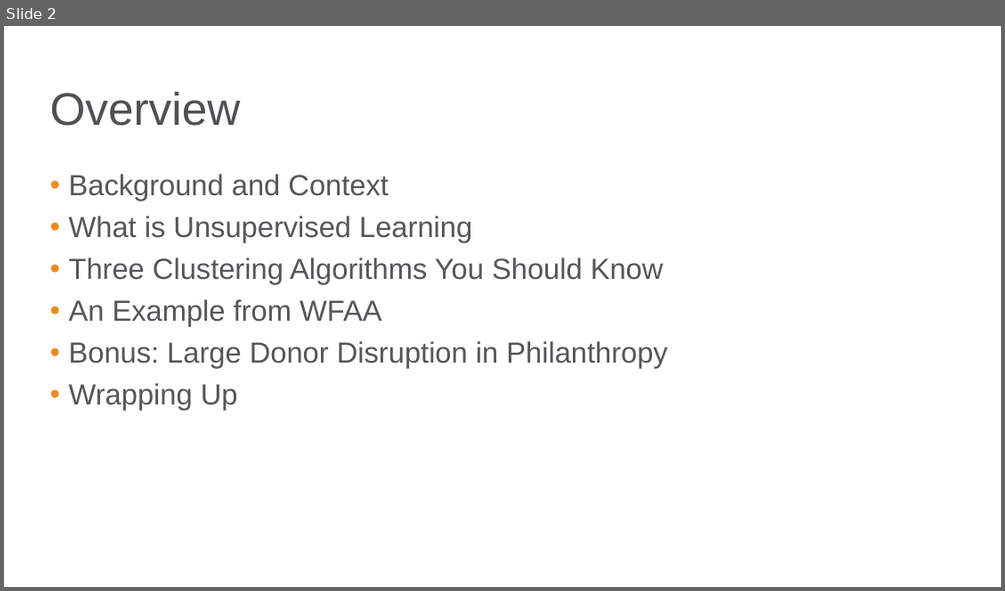
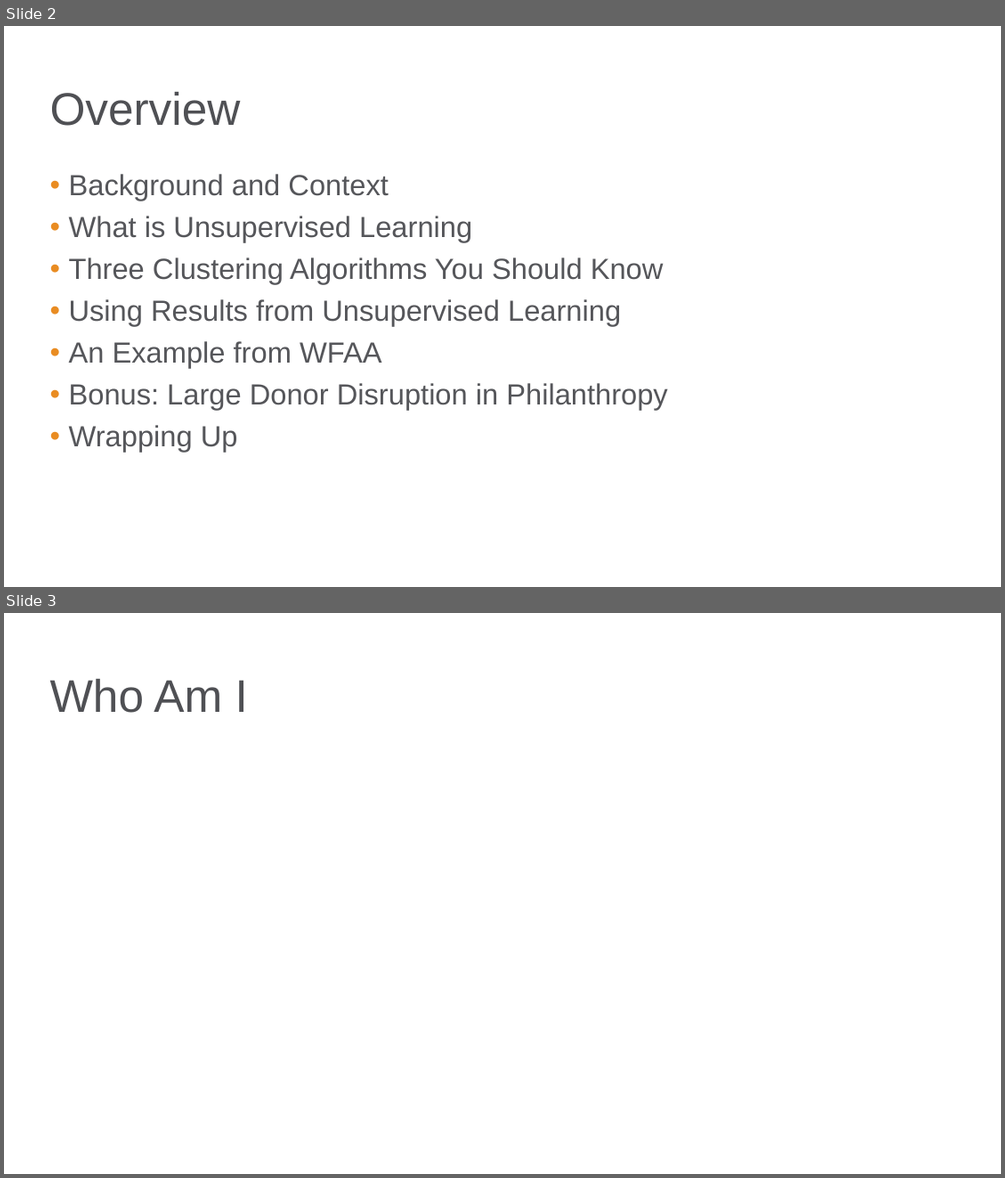
Before and after one commit to bgstieber/APRA-PD-DAS-2019, a slide deck: Generating Insights from Clustering Large Donors - BStieber APRA DAS19.pptx. Shown one above the other, each under a label of ours: slide 2 before the commit, slides 2 and 3 after it. The pictures are 1005x591 and 1005x1178 pixels, drawn with LibreOffice and Linux fonts; fonts in the diff are those of the drawing; background and template pictures are left out. Boxes give left, top, right and bottom in pixels: in the first picture for what was removed or moved away, otherwise in the second. Text is boxed around its words. In the diff, an @@ line names an element or a change of style, - is before the commit and + after.

```diff
--- a/Generating Insights from Clustering Large Donors - BStieber APRA DAS19.pptx
+++ b/Generating Insights from Clustering Large Donors - BStieber APRA DAS19.pptx
@@ slide 3 added at bbox=[4, 613, 1001, 1174], background picture (left out) @@
@@ title added at bbox=[50, 679, 248, 713], 33 pt, text #4F5054 @@
+Who Am I
@@ slide 2 changed as well @@
@@ text at bbox=[69, 299, 621, 326]: paragraph added @@
+• Using Results from Unsupervised Learning
```
Also in this commit, not shown: 1 other slide changed, 16 other slides added, 1 other file.
